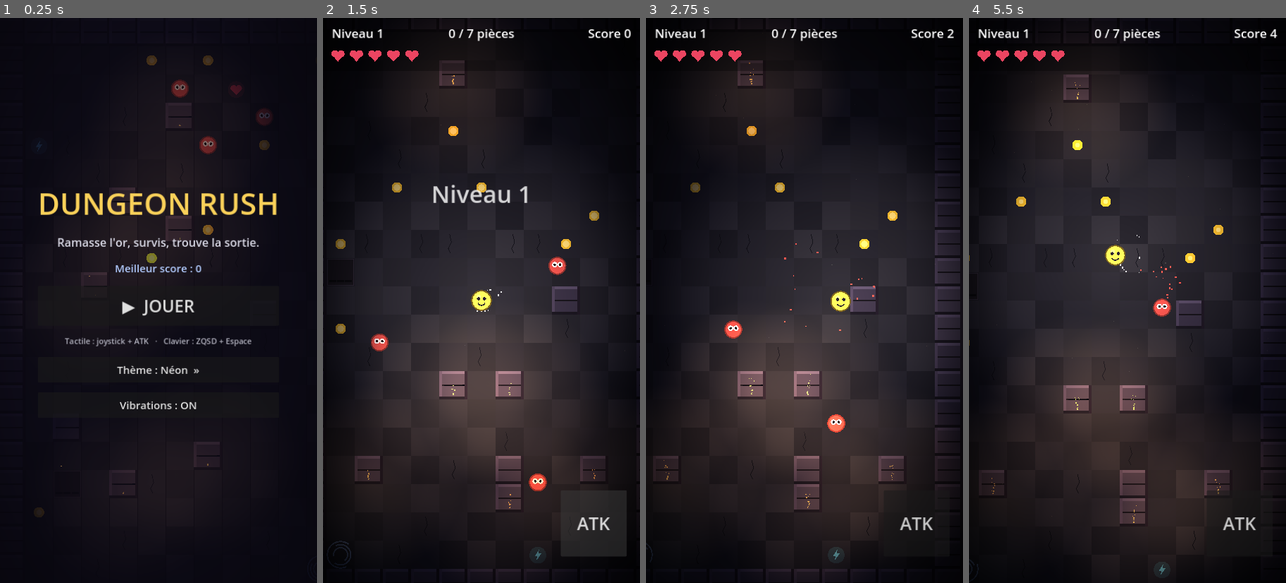
Above: before the commit, frames 1-4 (left to right).
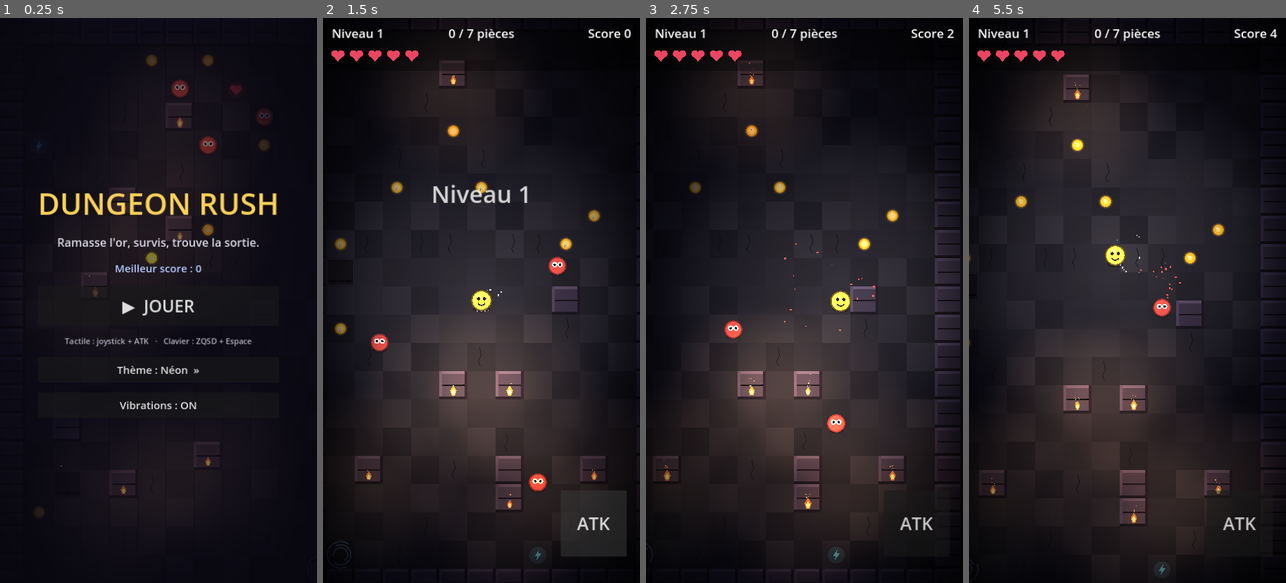
Above: after the commit, the same moments.

Repository: keerigan/godot-dungeon
Game: Godot game, scene res://scenes/Main.tscn
Two runs of this game, one before a commit and one after it. Both use one fixed random seed, a clock stepped at 60 frames per second and the inputs below.
Inputs (mouse positions are in pixels of both pictures, inside the frame that each line leads up to):
- Up to frame 1 (0.25 s): no input
- Up to frame 2 (1.5 s): click "▶ JOUER" at 0.5 s; click "ATK" at 1.25 s
- Up to frame 3 (2.75 s): move the mouse to (874, 272) at 2.02 s; hold D from 2.03 s (still down); click (874, 272) at 2.17 s; tap Space at 2.27 s
- Up to frame 4 (5.5 s): release D at 2.75 s; drag from (1064, 328) to (1187, 244) at 2.77 s; move the mouse to (1159, 176) at 3.52 s; hold D 3.53-4.25 s; drag from (1111, 413) to (1102, 198) at 4.27 s; move the mouse to (1222, 385) at 5.02 s; hold A from 5.03 s (still down); tap Space at 5.27 s

The runs differ from the first frame. In frame 1, 0.2% of the frame differs, in the area x 13-85%, y 6-88%; in frame 2, 0.3%; in frame 3, 0.3%; in frame 4, 0.4%, in the area x 0-81%, y 12-90%.

Commit message:
Peaufinage graphique : flammes de torches, pièces brillantes, ombres
- Flammes animées et teintées (thème) dessinées sur les torches
- Pièces : halo, contour, éclat brillant qui tourne
- Ombres douces au sol sous le héros et les ennemis (meilleur ancrage)

Rendu 100% code. Validé via import headless.

Co-Authored-By: Claude Opus 4.8 <noreply@anthropic.com>
Claude-Session: https://claude.ai/code/session_01WATrZWmuEbz921xMfBvaBQ

Diff:
--- a/scripts/Coin.gd
+++ b/scripts/Coin.gd
@@ -31,8 +31,15 @@
 		queue_free()
 
 func _draw() -> void:
+	# Halo doux
+	draw_circle(Vector2.ZERO, RADIUS + 4.0, Color(1.0, 0.85, 0.3, 0.14))
 	# Effet de rotation : la pièce s'aplatit horizontalement
 	var w := absf(cos(_spin)) * RADIUS + 2.0
 	draw_circle(Vector2.ZERO, RADIUS, Color(0.95, 0.78, 0.20))
+	draw_arc(Vector2.ZERO, RADIUS, 0.0, TAU, 20, Color(0.72, 0.52, 0.12), 2.0)
 	# Reflet intérieur, largeur variable pour simuler la rotation
 	draw_circle(Vector2.ZERO, maxf(w * 0.55, 2.0), Color(1.0, 0.92, 0.5))
+	# Éclat brillant qui tourne
+	var g := Vector2(cos(_spin * 0.7), sin(_spin * 0.7)) * (RADIUS * 0.4)
+	draw_line(g - Vector2(3, 0), g + Vector2(3, 0), Color(1, 1, 1, 0.9), 1.5)
+	draw_line(g - Vector2(0, 3), g + Vector2(0, 3), Color(1, 1, 1, 0.9), 1.5)
--- a/scripts/Enemy.gd
+++ b/scripts/Enemy.gd
@@ -105,6 +105,10 @@
 func _draw() -> void:
 	var squash := 1.0 + sin(_wobble) * 0.06
 	var r := radius
+	# Ombre douce au sol
+	draw_set_transform(Vector2(0, r * 0.82), 0.0, Vector2(1.0, 0.42))
+	draw_circle(Vector2.ZERO, r * 0.85, Color(0, 0, 0, 0.30))
+	draw_set_transform(Vector2.ZERO, 0.0, Vector2.ONE)
 	# Corps
 	draw_circle(Vector2.ZERO, r, body_color)
 	draw_arc(Vector2.ZERO, r, 0.0, TAU, 28, body_color.darkened(0.4), 3.0)
--- /dev/null
+++ b/scripts/Flame.gd
@@ -0,0 +1,36 @@
+class_name Flame
+extends Node2D
+
+## Petite flamme animée dessinée sur les torches (au-dessus de la lumière).
+## Teinte adaptée au thème courant.
+
+var tint := Color(1.0, 0.7, 0.4)
+var _t := 0.0
+
+
+func _ready() -> void:
+	_t = randf() * 10.0
+
+
+func _process(delta: float) -> void:
+	_t += delta
+	queue_redraw()
+
+
+func _draw() -> void:
+	var flicker := 1.0 + sin(_t * 12.0) * 0.12 + sin(_t * 23.0) * 0.06
+	var h := 17.0 * flicker
+	# Flamme externe (couleur de la torche)
+	_flame(h, 7.0 * flicker, Color(tint.r, tint.g * 0.7, tint.b * 0.5, 0.9))
+	# Cœur clair
+	_flame(h * 0.58, 4.2 * flicker, Color(1.0, 0.96, 0.65, 0.95))
+
+
+func _flame(h: float, w: float, col: Color) -> void:
+	draw_colored_polygon(PackedVector2Array([
+		Vector2(0, -h),
+		Vector2(w, -h * 0.35),
+		Vector2(w * 0.5, h * 0.28),
+		Vector2(-w * 0.5, h * 0.28),
+		Vector2(-w, -h * 0.35),
+	]), col)
--- a/scripts/Game.gd
+++ b/scripts/Game.gd
@@ -490,6 +490,12 @@
 		em.color = Color(_c_torch.r, _c_torch.g, _c_torch.b, 0.85)
 		add_child(em)
 		_decor.append(em)
+		# Flamme visible
+		var fl := Flame.new()
+		fl.position = pos + Vector2(0, -4)
+		fl.tint = _c_torch
+		add_child(fl)
+		_decor.append(fl)
 
 
 func _place_ambient_dust() -> void:
--- a/scripts/Player.gd
+++ b/scripts/Player.gd
@@ -122,6 +122,11 @@
 	queue_redraw()
 
 func _draw() -> void:
+	# Ombre douce au sol
+	draw_set_transform(Vector2(0, RADIUS * 0.85), 0.0, Vector2(1.0, 0.42))
+	draw_circle(Vector2.ZERO, RADIUS * 0.85, Color(0, 0, 0, 0.30))
+	draw_set_transform(Vector2.ZERO, 0.0, Vector2.ONE)
+
 	# Effet de coup : arc lumineux devant le héros
 	if attack_anim > 0.0:
 		var progress := 1.0 - attack_anim / ATTACK_ANIM
